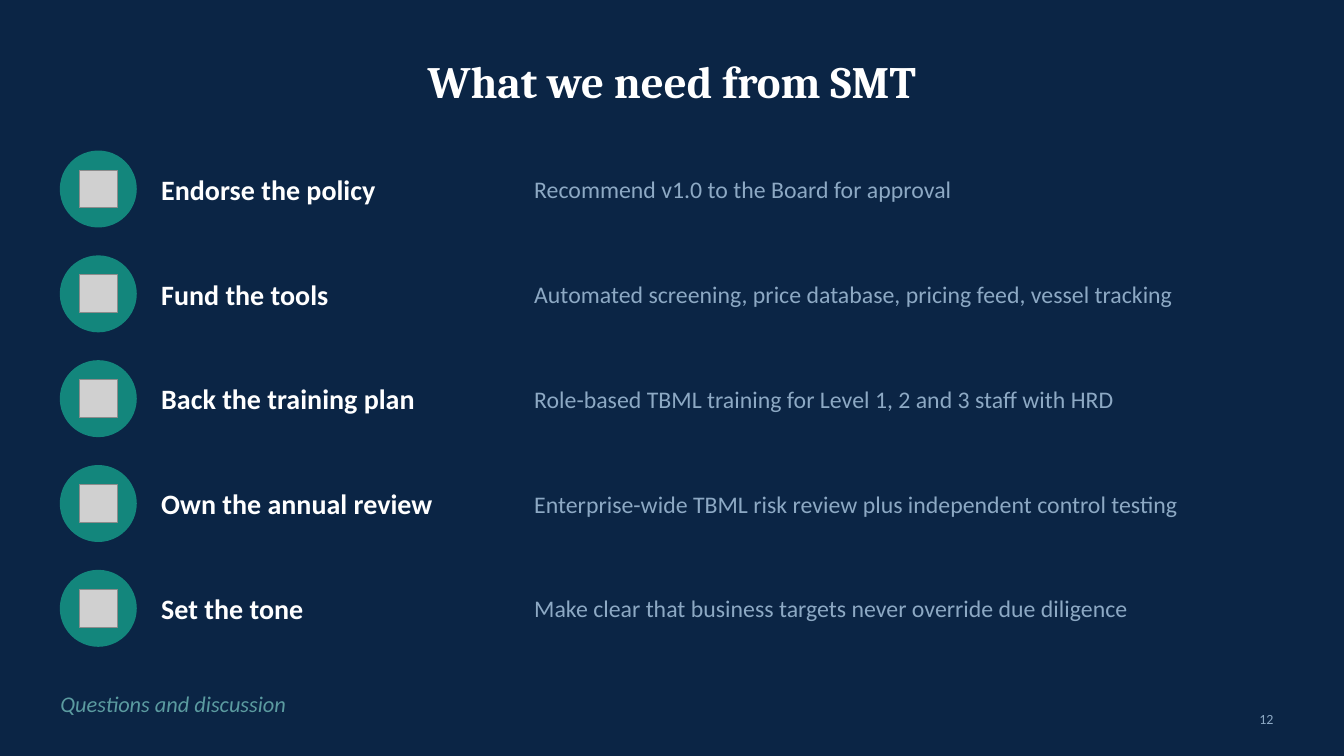
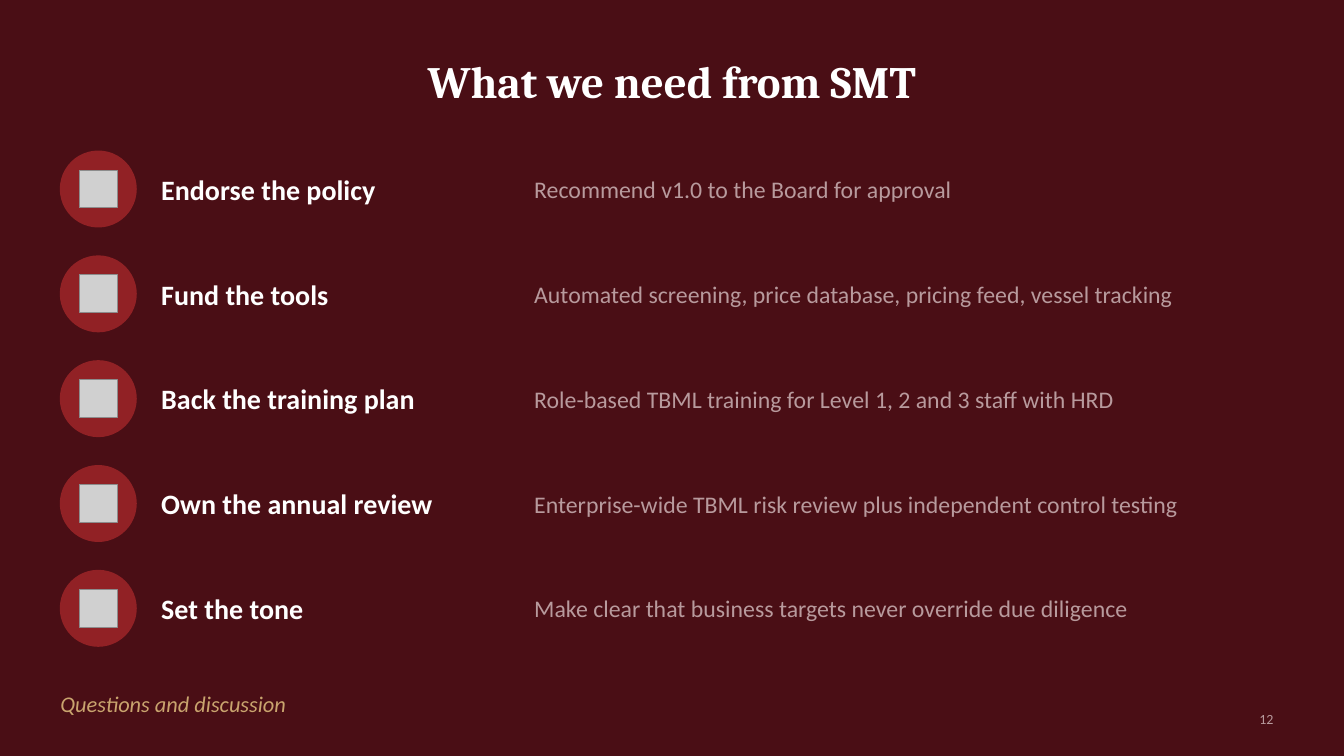
Before and after one commit to Subroto92/Code-check, a slide deck: slide 12 of TBML_Policy_SMT_Presentation.pptx. Drawn at 1344x756 pixels with LibreOffice and Linux fonts; fonts in the diff are those of the drawing; grey boxes stand for pictures; background and template pictures are left out. Boxes give left, top, right and bottom in pixels: in the first picture for what was removed or moved away, otherwise in the second. Text is boxed around its words. In the diff, an @@ line names an element or a change of style, - is before the commit and + after.

```diff
--- a/TBML_Policy_SMT_Presentation.pptx
+++ b/TBML_Policy_SMT_Presentation.pptx
@@ background #0B2545 to #4A0E15 @@
@@ fill #13867C to #912125; outline #13867C 1 pt to #912125 1 pt in 5 elements at bbox=[60, 151, 136, 227], bbox=[60, 256, 136, 332], bbox=[60, 361, 136, 437], bbox=[60, 466, 136, 541], bbox=[60, 571, 136, 646] @@
@@ text "Questions and discussion" at bbox=[60, 696, 285, 715]: text colour #5B9BA0 to #C9A46E @@
@@ text colour #8DA9C4 to #B89A9D in 6 elements at bbox=[534, 181, 951, 202], bbox=[534, 286, 1172, 307], bbox=[534, 391, 1113, 412], bbox=[534, 496, 1177, 517], bbox=[534, 600, 1127, 621], bbox=[1259, 715, 1273, 724] @@
```
Also in this commit, not shown: 11 other slides changed.
